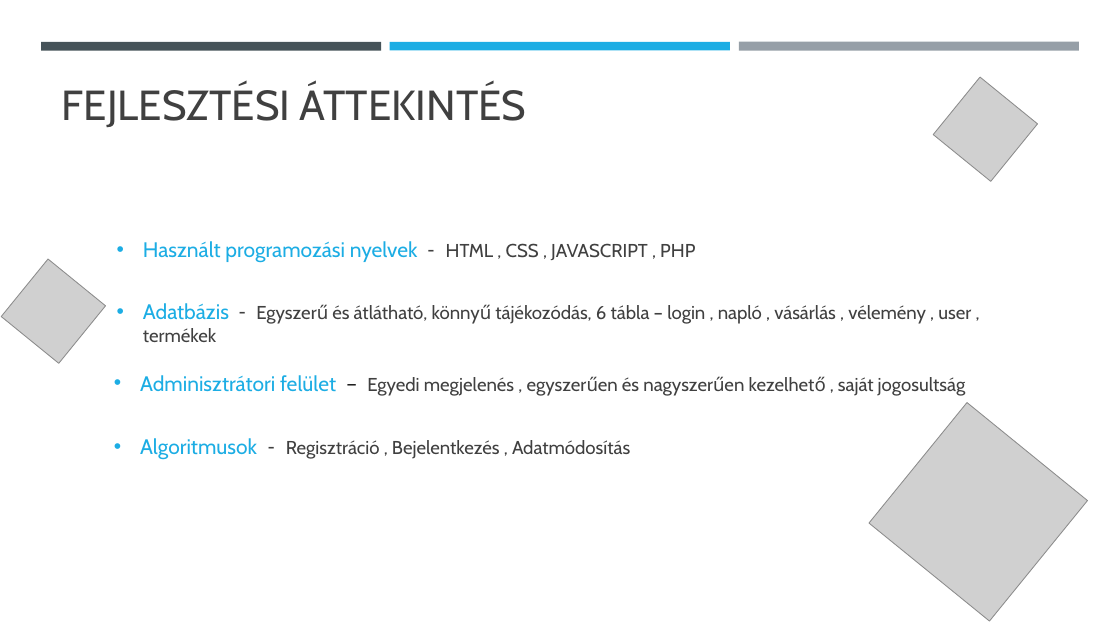
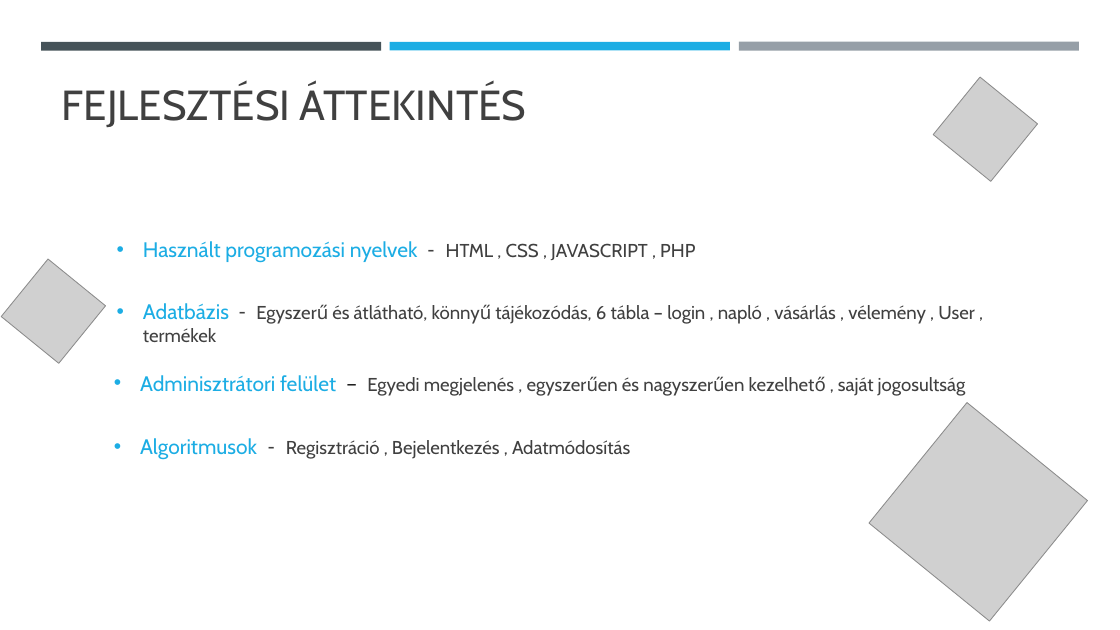
Before and after one commit to akostothh/BPautokozmetika, a slide deck: slide 6 of BP autókozmetika.pptx. Drawn at 1120x630 pixels with LibreOffice and Linux fonts; fonts in the diff are those of the drawing; grey boxes stand for pictures. Boxes give left, top, right and bottom in pixels: in the first picture for what was removed or moved away, otherwise in the second. Text is boxed around its words. In the diff, an @@ line names an element or a change of style, - is before the commit and + after.

```diff
--- a/BP autókozmetika.pptx
+++ b/BP autókozmetika.pptx
@@ text at (143,303,974,342): text changed @@
-• Adatbázis - Egyszerű és átlátható, könnyű tájékozódás, 6 tábla – login , napló , vásárlás , vélemény , user , termékek
+• Adatbázis - Egyszerű és átlátható, könnyű tájékozódás, 6 tábla – login , napló , vásárlás , vélemény , User , termékek
```
Also in this commit, not shown: 1 slide added, 1 slide removed.
